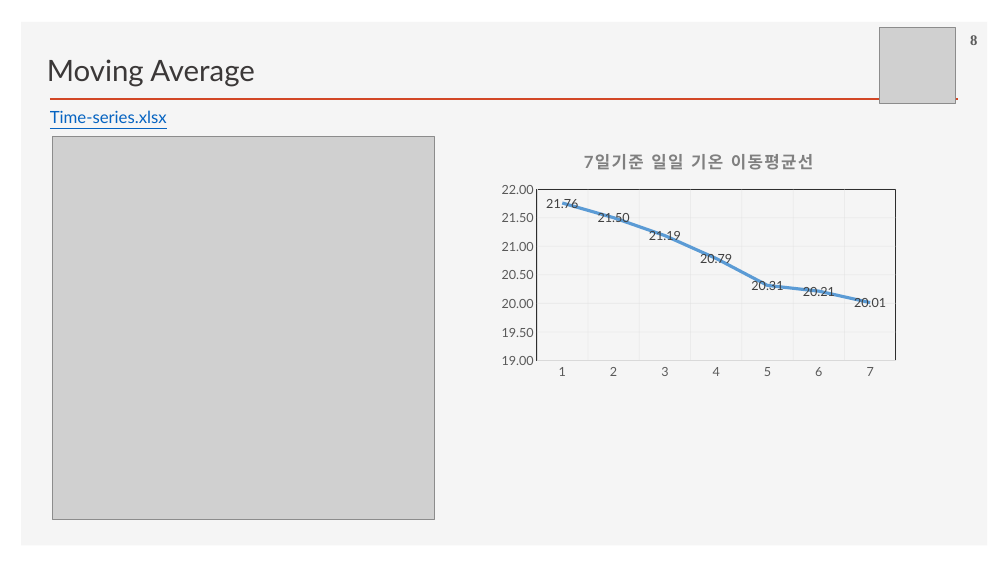
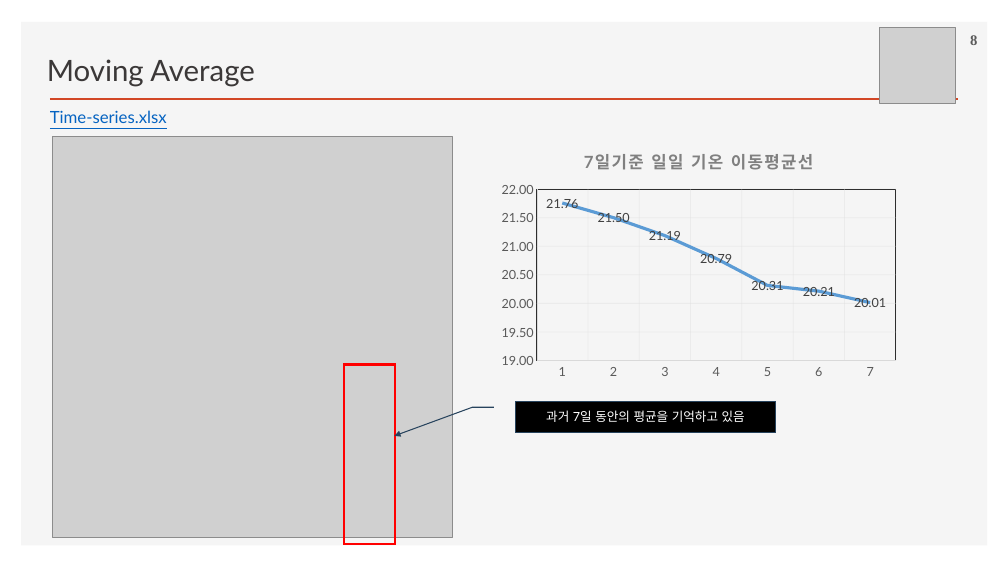
Before and after one commit to ancestor9/2026_Fall_Deep-Learning-with-Python, a slide deck: slide 8 of Chapter 13 Timeseries forecasting.pptx. Drawn at 1008x567 pixels with LibreOffice and Linux fonts; fonts in the diff are those of the drawing; grey boxes stand for pictures; background and template pictures are left out. Boxes give left, top, right and bottom in pixels: in the first picture for what was removed or moved away, otherwise in the second. Text is boxed around its words. In the diff, an @@ line names an element or a change of style, - is before the commit and + after.

```diff
--- a/Chapter 13 Timeseries forecasting.pptx
+++ b/Chapter 13 Timeseries forecasting.pptx
@@ picture: place and size @@
-picture at (52,137,435,520)
+picture at (52,137,452,538)
@@ rectangle added at (344,364,395,544), outline #FF0000 2.25 pt @@
@@ border callout added at (516,402,776,432), fill #000000, outline #28445D 1 pt, 12 pt, text #FFFFFF @@
+과거 7일 동안의 평균을 기억하고 있음
```
Also in this commit, not shown: 6 other slides changed, 1 slide added, 1 slide removed.
